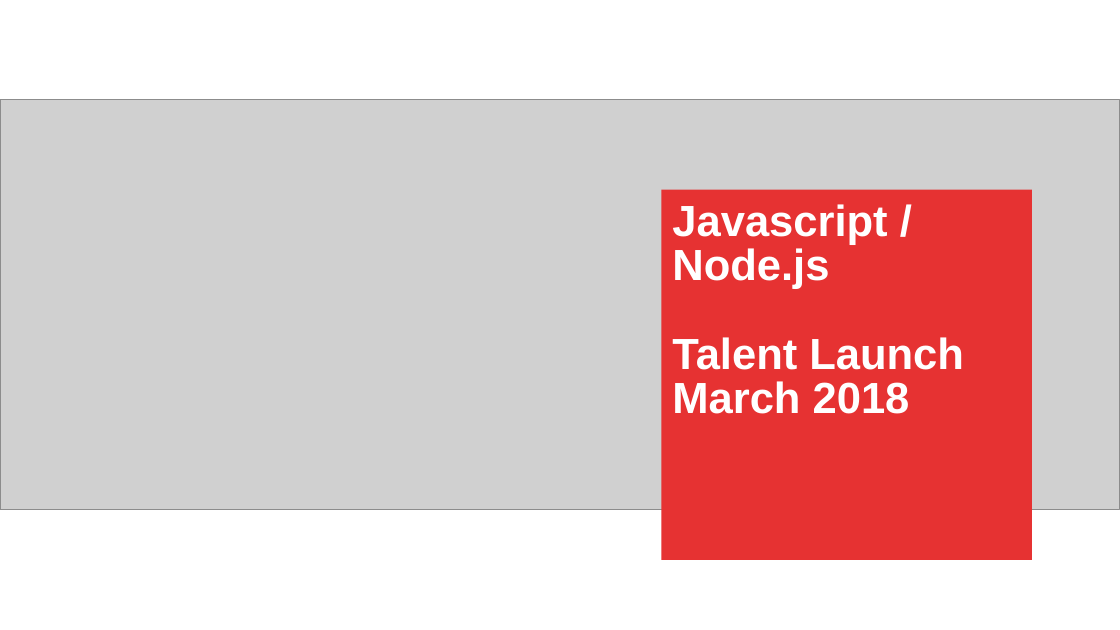
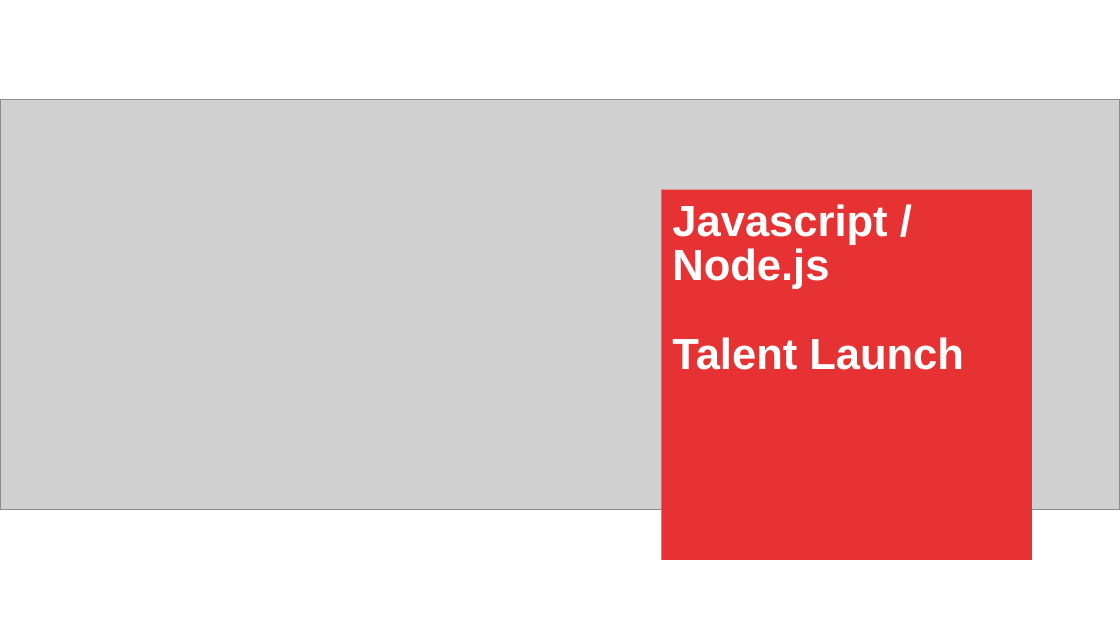
Before and after one commit to AMIS-Services/Talent-Launch-javascript-node-api, a slide deck: slide 1 of ATL-javascript.pptx. Drawn at 1120x630 pixels with LibreOffice and Linux fonts; fonts in the diff are those of the drawing; grey boxes stand for pictures; background and template pictures are left out. Boxes give left, top, right and bottom in pixels: in the first picture for what was removed or moved away, otherwise in the second. Text is boxed around its words. In the diff, an @@ line names an element or a change of style, - is before the commit and + after.

```diff
--- a/ATL-javascript.pptx
+++ b/ATL-javascript.pptx
@@ title at box(672, 204, 964, 370): text changed @@
-Javascript / Node.js
-Talent Launch
-March 2018
+Javascript / Node.js
+Talent Launch
```
Also in this commit, not shown: 19 other files.
